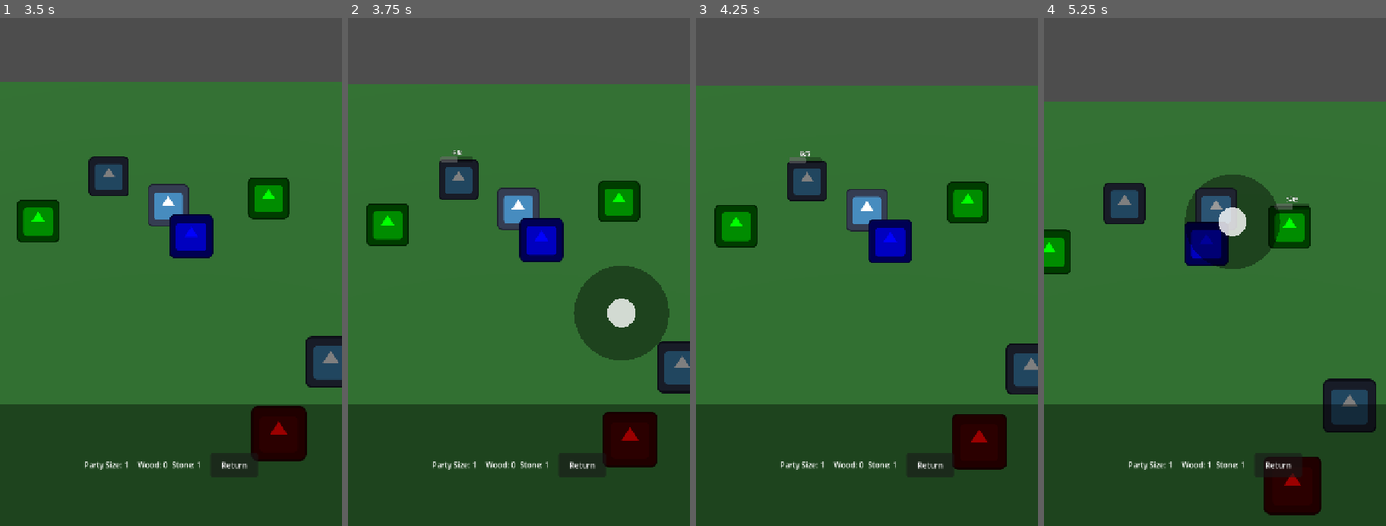
Above: before the commit, frames 1-4 (left to right).
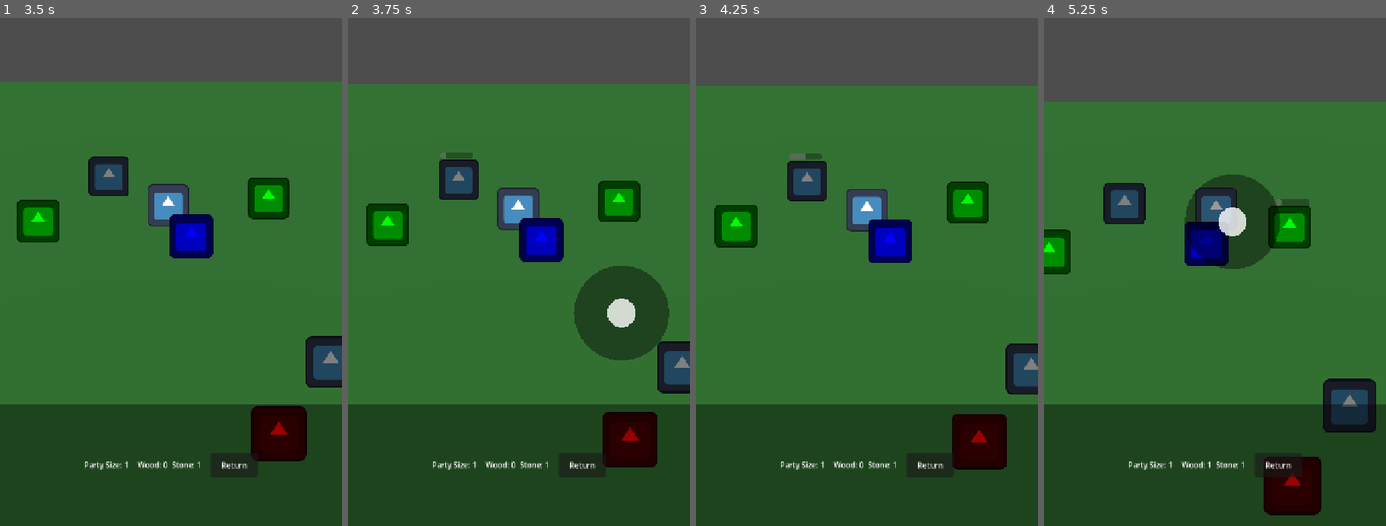
Above: after the commit, the same moments.

Repository: Usobanana/antigravity-prototype_TOH
Game: Godot game, scene res://scenes/levels/Field.tscn
Same seed, same stepped clock (60 frames per second), same inputs: the game is played once before the commit and once after it. The engine's default icon, where the game draws it, is replaced by a stand-in: a white triangle on a blue panel in a dark square.
Inputs (mouse positions are in pixels of both pictures, inside the frame that each line leads up to):
- Up to frame 1 (3.5 s): drag from (171, 221) to (205, 89) at 0.52 s; drag from (102, 251) to (153, 343) at 1.27 s; move the mouse to (205, 89) at 2.02 s; click (205, 89) at 2.17 s; tap Enter at 2.75 s; drag from (153, 343) to (68, 129) at 2.77 s
- Up to frame 2 (3.75 s): move the mouse to (621, 312) at 3.52 s; click (621, 312) at 3.67 s
- Up to frame 3 (4.25 s): no input
- Up to frame 4 (5.25 s): drag from (1112, 129) to (1163, 68) at 4.27 s; move the mouse to (1232, 221) at 5.02 s; click (1232, 221) at 5.17 s

Frame 1 is identical in both runs. In frame 2, 0.1% of the frame differs, in the area x 26-37%, y 26-29%; in frame 3, 0.1%; in frame 4, 0.1%, in the area x 67-78%, y 35-38%.

Commit message:
Create docs/glossary.md and fix gather progress bar smoothness

Diff:
--- a/antigravity-prototype-toh/scenes/ui/GatherProgress.tscn
+++ b/antigravity-prototype-toh/scenes/ui/GatherProgress.tscn
@@ -10,26 +10,22 @@
 
 [node name="SubViewport" type="SubViewport" parent="."]
 transparent_bg = true
-size = Vector2i(100, 40)
+size = Vector2i(100, 20)
 
-[node name="VBoxContainer" type="VBoxContainer" parent="SubViewport"]
-anchors_preset = 15
-anchor_right = 1.0
-anchor_bottom = 1.0
+[node name="ProgressBar" type="ProgressBar" parent="SubViewport"]
+custom_minimum_size = Vector2(100, 20)
+anchors_preset = 8
+anchor_left = 0.5
+anchor_top = 0.5
+anchor_right = 0.5
+anchor_bottom = 0.5
+offset_left = -50.0
+offset_top = -10.0
+offset_right = 50.0
+offset_bottom = 10.0
 grow_horizontal = 2
 grow_vertical = 2
-theme_override_constants/separation = 0
-alignment = 1
-
-[node name="Label" type="Label" parent="SubViewport/VBoxContainer"]
-layout_mode = 2
-text = "採取"
-horizontal_alignment = 1
-vertical_alignment = 1
-
-[node name="ProgressBar" type="ProgressBar" parent="SubViewport/VBoxContainer"]
-custom_minimum_size = Vector2(100, 20)
-layout_mode = 2
 max_value = 1.0
+step = 0.0
 value = 0.5
 show_percentage = false
Not shown, added: antigravity-prototype-toh/docs/glossary.md
